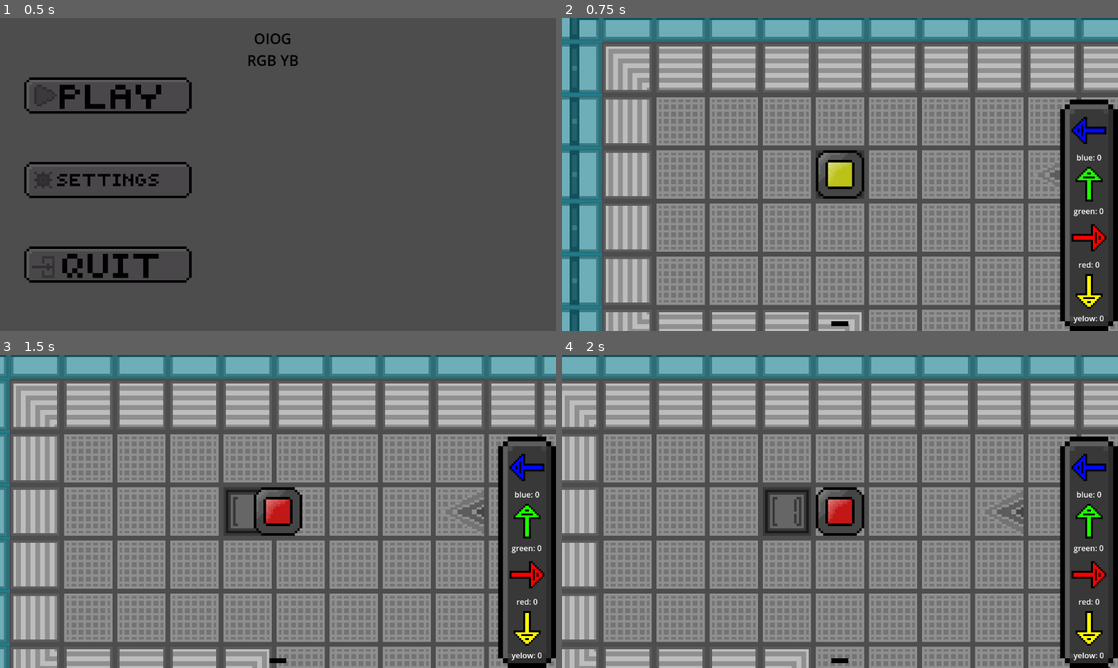
Above: before the commit, frames 1-4 (two rows, left to right).
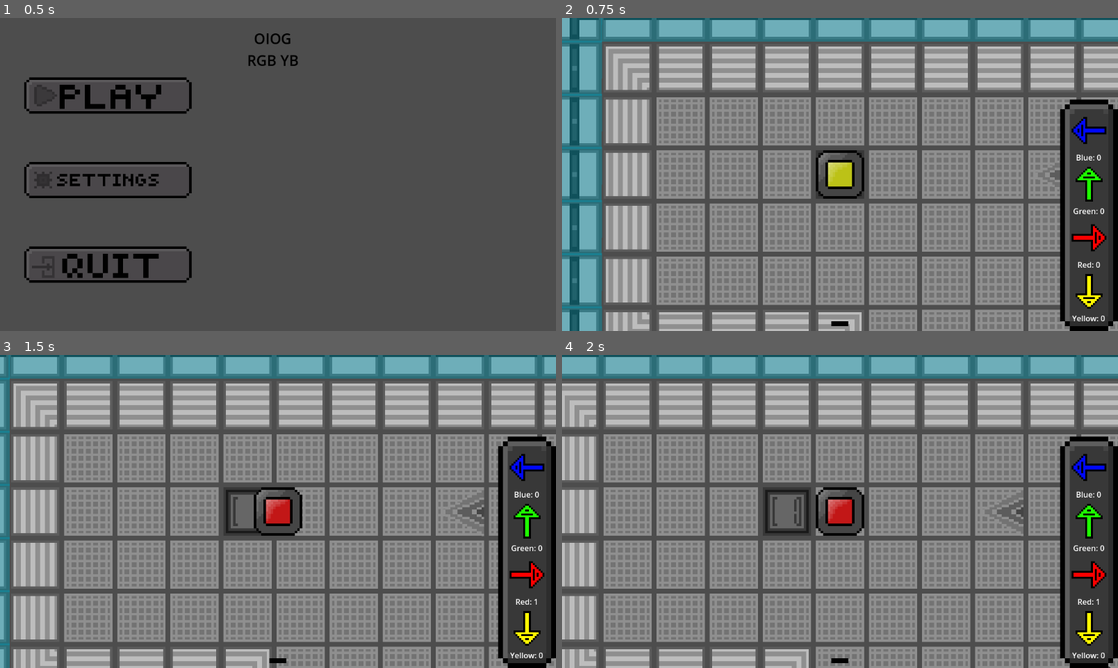
Above: after the commit, the same moments.

Repository: programing-user2009/OIOG-main
Game: Godot game, scene res://scenes/menu.tscn
Two runs of this game, one before a commit and one after it. Both use one fixed random seed, a clock stepped at 60 frames per second and the inputs below. Video files are missing from this copy of the repository; at most half a second of black plays in their place.
Inputs (mouse positions are in pixels of both pictures, inside the frame that each line leads up to):
- Up to frame 1 (0.5 s): no input
- Up to frame 2 (0.75 s): click (667, 96) at 0.5 s
- Up to frame 3 (1.5 s): tap Enter at 1.25 s; move the mouse to (400, 495) at 1.27 s; hold Right (Right) from 1.28 s (still down); tap F (Interact) at 1.35 s
- Up to frame 4 (2 s): keep holding Right (Right)

Frame 1 is identical in both runs. In frame 2, 0.2% of the frame differs, in the area x 91-98%, y 43-98%; in frame 3, 0.2%; in frame 4, 0.2%.

Commit message:
game (stable)
first stable game

Diff:
--- a/scenes/in_game_ui.tscn
+++ b/scenes/in_game_ui.tscn
@@ -1730,9 +1730,9 @@
 pivot_offset = Vector2(44, 44)
 theme_override_styles/panel = SubResource("StyleBoxTexture_6fxys")
 
-[node name="Label2" type="Label" parent="TileMovementCounter/VBoxContainer/GreenMain"]
-layout_mode = 2
-text = "green: 0"
+[node name="Label3" type="Label" parent="TileMovementCounter/VBoxContainer/GreenMain"]
+layout_mode = 2
+text = "yelow: 0"
 horizontal_alignment = 1
 vertical_alignment = 1
 
@@ -1776,9 +1776,9 @@
 pivot_offset = Vector2(44, 44)
 theme_override_styles/panel = SubResource("StyleBoxTexture_wbtt2")
 
-[node name="Label3" type="Label" parent="TileMovementCounter/VBoxContainer/YellowMain"]
-layout_mode = 2
-text = "yelow: 0"
+[node name="Label2" type="Label" parent="TileMovementCounter/VBoxContainer/YellowMain"]
+layout_mode = 2
+text = "green: 0"
 horizontal_alignment = 1
 vertical_alignment = 1
 
--- a/scenes/tile_movement_counter.gd
+++ b/scenes/tile_movement_counter.gd
@@ -3,7 +3,14 @@
 @onready var GreenPanel = $VBoxContainer/GreenMain/Control/Panel
 @onready var YellowPanel = $VBoxContainer/YellowMain/Control/Panel
 @onready var RedPanel = $VBoxContainer/RedMain/Control/Panel
+@onready var BlueLabel = $VBoxContainer/BlueMain/Label
+@onready var GreenLabel = $VBoxContainer/GreenMain/Label3
+@onready var YellowLabel = $VBoxContainer/YellowMain/Label2
+@onready var RedLabel = $VBoxContainer/RedMain/Label4
 var RotateOrNaw = false
+
+func _process(delta: float) -> void:
+	update_text()
 
 func Rotate(Rotate):
 	if RotateOrNaw == true:
@@ -35,6 +42,11 @@
 	tween.tween_property(YellowPanel, "rotation_degrees", YellowPanel.rotation_degrees - 90, 0.5)
 	tween.tween_property(RedPanel, "rotation_degrees", RedPanel.rotation_degrees - 90, 0.5)
 
-
 func _on_timer_timeout() -> void:
 	RotateOrNaw = false
+
+func update_text():
+	BlueLabel.text = "Blue: " + str(Global.PowerToColor("Blue", true))
+	GreenLabel.text =  "Green: " + str(Global.PowerToColor("Green", true))
+	YellowLabel.text = "Yellow: " + str(Global.PowerToColor("Yellow", true))
+	RedLabel.text = "Red: " + str(Global.PowerToColor("Red", true))
--- a/scrips/Func scripts/AbilitiesFunc.gd
+++ b/scrips/Func scripts/AbilitiesFunc.gd
@@ -6,18 +6,24 @@
 @export var HPFunc: Node2D
 
 func Dash():
-	MovementFunc.Move(Global.get_direction_from_color("Blue"), 2)
+	var count = Global.UseSoul("Blue", 2)
+	if not count == 0:
+		MovementFunc.Move(Global.PowerToColor("Blue", false), 2)
 
 func Placement():
 	pass
 
 func Heal():
-	HPFunc.heal(1)
+	var count = Global.UseSoul("Green", 1)
+	if not count == 0:
+		HPFunc.heal(1)
 
 func Smash():
-	AttackBody.monitoring = true
-	await get_tree().create_timer(0.15).timeout
-	AttackBody.monitoring = false
+	var count = Global.UseSoul("Red", 4)
+	if not count == 0:
+		AttackBody.monitoring = true
+		await get_tree().create_timer(0.15).timeout
+		AttackBody.monitoring = false
 
 func none():
 	pass
--- a/scrips/Func scripts/player_movement_func.gd
+++ b/scrips/Func scripts/player_movement_func.gd
@@ -19,5 +19,5 @@
 
 	G.Xcoordinates = next_x
 	G.Ycoordinates = next_y
-	G.SoulValue = G.DirectionToSoulConv(Direction)
+	G.SoulValue = G.SoulColors[Direction].color
 	return $"..".move()
--- a/scrips/Global.gd
+++ b/scrips/Global.gd
@@ -12,10 +12,10 @@
 var HPValue: int = 5
 
 var SoulColors = {
-	"left": "Blue",
-	"up": "Green",
-	"right": "Red",
-	"down": "Yellow"
+	"left":  { "color": "Blue", "count": 0 },
+	"up":    { "color": "Green", "count": 0 },
+	"right": { "color": "Red", "count": 0 },
+	"down":  { "color": "Yellow", "count": 0 }
 }
 
 var Abilities = {
@@ -34,11 +34,43 @@
 var MAX_Y = 0
 var blocked_zones = []
 
-func DirectionToSoulConv(direction: String) -> String:
-	return SoulColors.get(direction, "none")
-
 func WhatAbilities(color: String) -> String:
 	return EquipedAbilities.get(color, "none")
+
+func SoulCounter(drection):
+	SoulColors[drection].count += 1
+	if drection == "left" and SoulColors["right"].count > 0:
+		SoulColors[drection].count -= 1
+		SoulColors["right"].count -= 1
+	if drection == "right" and SoulColors["left"].count > 0:
+		SoulColors[drection].count -= 1
+		SoulColors["left"].count -= 1
+	if drection == "up" and SoulColors["down"].count > 0:
+		SoulColors[drection].count -= 1
+		SoulColors["down"].count -= 1
+	if drection == "down" and SoulColors["up"].count > 0:
+		SoulColors[drection].count -= 1
+		SoulColors["up"].count -= 1
+
+func UseSoul(color: String, amount: int):
+	var dir = PowerToColor(color, true)
+	var amount2 = amount
+	amount -= dir
+	if amount > 0:
+		print("not enough points!")
+		return 0
+	else:
+		var point = PowerToColor(color, false)
+		SoulColors[point].count -= amount2
+
+func PowerToColor(color: String, ReturnCountOrDir):
+	for dir in SoulColors:
+		if SoulColors[dir]["color"] == color:
+			if ReturnCountOrDir:
+				return SoulColors[dir]["count"]
+			else:
+				return dir
+	return 0
 
 func is_out_of_bounds(x: float, y: float) -> bool:
 	if x <= MIN_X or x >= MAX_X or y <= MIN_Y or y >= MAX_Y:
--- a/scrips/Player.gd
+++ b/scrips/Player.gd
@@ -21,22 +21,26 @@
 
 	if Input.is_action_just_pressed("Down"):
 		if PlayerMovement.DirectionOutput == Vector2.ZERO:
-			AbiltyAnim.play(G.DirectionToSoulConv("down"))
+			AbiltyAnim.play(G.SoulColors["down"].color)
+			G.SoulCounter("down")
 		PlayerMovement.Move("down", 1)
 
 	elif Input.is_action_just_pressed("Up"):
 		if PlayerMovement.DirectionOutput == Vector2.ZERO:
-			AbiltyAnim.play(G.DirectionToSoulConv("up"))
+			AbiltyAnim.play(G.SoulColors["up"].color)
+			G.SoulCounter("up")
 		PlayerMovement.Move("up", 1)
 
 	elif Input.is_action_just_pressed("Right"):
 		if PlayerMovement.DirectionOutput == Vector2.ZERO:
-			AbiltyAnim.play(G.DirectionToSoulConv("right"))
+			AbiltyAnim.play(G.SoulColors["right"].color)
+			G.SoulCounter("right")
 		PlayerMovement.Move("right", 1)
 
 	elif Input.is_action_just_pressed("Left"):
 		if PlayerMovement.DirectionOutput == Vector2.ZERO:
-			AbiltyAnim.play(G.DirectionToSoulConv("left"))
+			AbiltyAnim.play(G.SoulColors["left"].color)
+			G.SoulCounter("left")
 		PlayerMovement.Move("left", 1)
 
 	elif Input.is_action_just_pressed("UseAbilty"):
